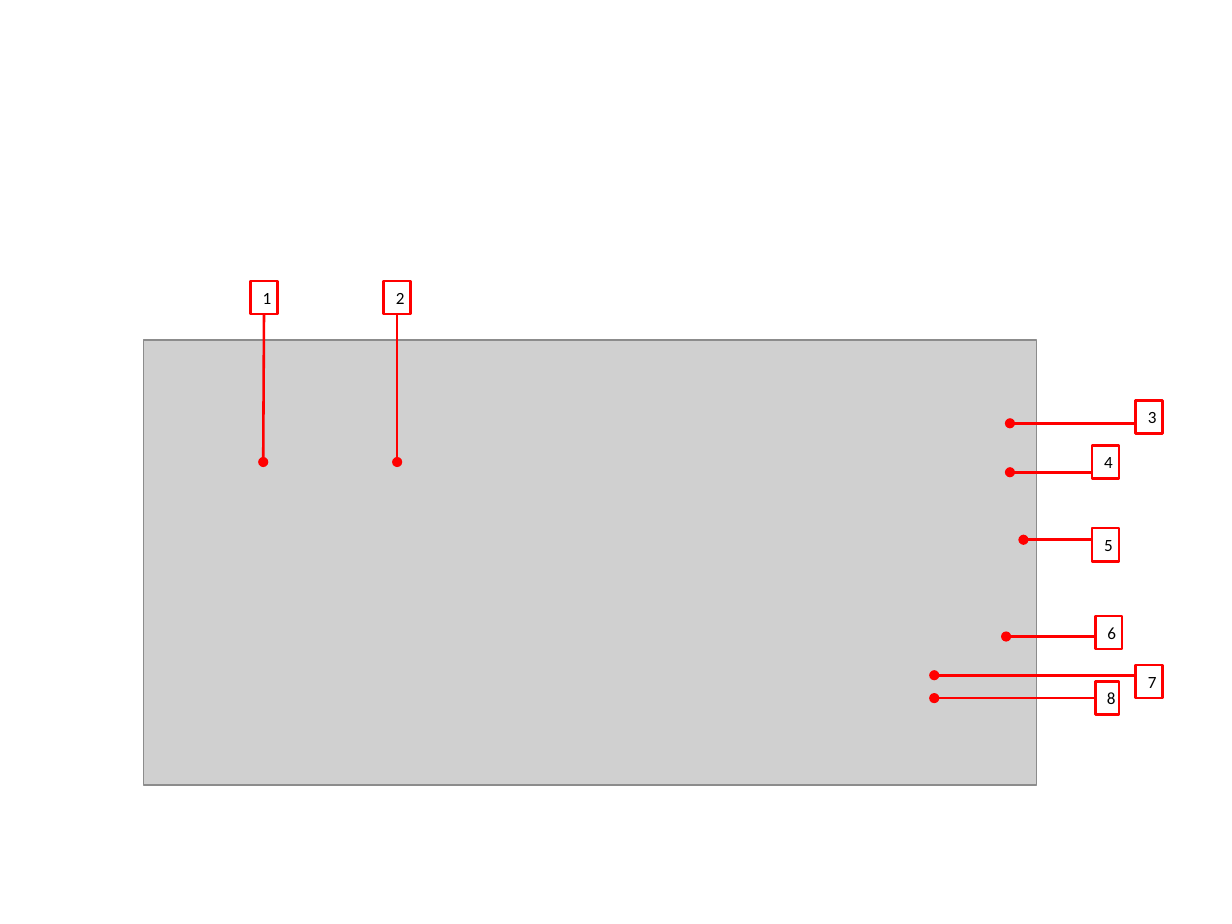
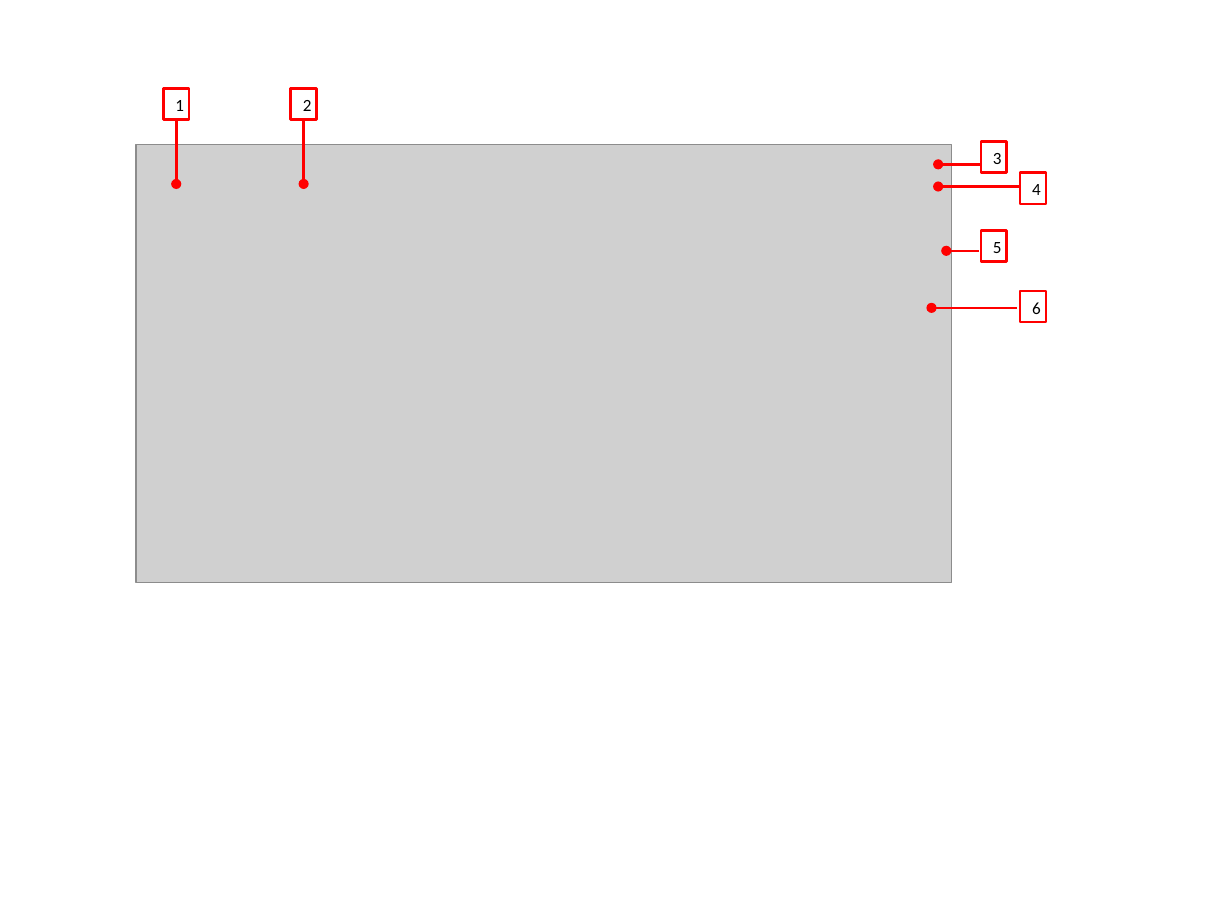
Before and after one commit to patricktaur/icon-ddas, a slide deck: slide 3 of Documents/Technical/Help/UserManual/New Microsoft PowerPoint Presentation.pptx. Drawn at 1232x924 pixels with LibreOffice and Linux fonts; fonts in the diff are those of the drawing; grey boxes stand for pictures. Boxes give left, top, right and bottom in pixels: in the first picture for what was removed or moved away, otherwise in the second. Text is boxed around its words. In the diff, an @@ line names an element or a change of style, - is before the commit and + after.

```diff
--- a/Documents/Technical/Help/UserManual/New Microsoft PowerPoint Presentation.pptx
+++ b/Documents/Technical/Help/UserManual/New Microsoft PowerPoint Presentation.pptx
@@ rectangle "1": place and size @@
-rectangle "1" at (250,281,277,314)
+rectangle "1" at (164,89,190,120)
@@ rectangle "2": place and size @@
-rectangle "2" at (383,281,410,314)
+rectangle "2" at (291,89,317,120)
@@ picture added at (136,144,951,583) @@
@@ arrow added from (176, 120) to (176, 184), #FF0000 1.5 pt @@
@@ arrow added from (303, 120) to (303, 184), #FF0000 1.5 pt @@
@@ rectangle "3": place and size @@
-rectangle "3" at (1136,400,1163,434)
+rectangle "3" at (981,142,1007,172)
@@ arrow moved from (1136, 424) - (1010, 424) to (981, 164) - (938, 164) @@
@@ rectangle "4": place and size @@
-rectangle "4" at (1092,446,1119,479)
+rectangle "4" at (1020,172,1046,203)
@@ arrow moved from (1092, 472) - (1010, 472) to (1020, 186) - (938, 186) @@
@@ rectangle "5": place and size @@
-rectangle "5" at (1092,529,1119,562)
+rectangle "5" at (981,230,1007,261)
@@ arrow moved from (1092, 540) - (1024, 540) to (979, 251) - (946, 251) @@
@@ arrow moved from (924, 287) - (924, 287) to (999, 291) - (999, 291) @@
@@ rectangle "6": place and size @@
-rectangle "6" at (1095,616,1122,649)
+rectangle "6" at (1020,291,1046,322)
@@ arrow removed from (264, 314) to (264, 462) @@
@@ arrow removed from (397, 314) to (397, 462) @@
@@ arrow moved from (1095, 637) - (1007, 637) to (1016, 308) - (931, 308) @@
@@ picture removed at (144,340,1037,785) @@
@@ arrow removed from (1136, 675) to (934, 675) @@
@@ rectangle removed at (1095,681,1119,715) @@
-8
@@ rectangle removed at (1136,665,1163,699) @@
-7
@@ arrow removed from (1095, 699) to (934, 699) @@
```
Also in this commit, not shown: 1 slide added, 1 slide removed, 5 other files.
